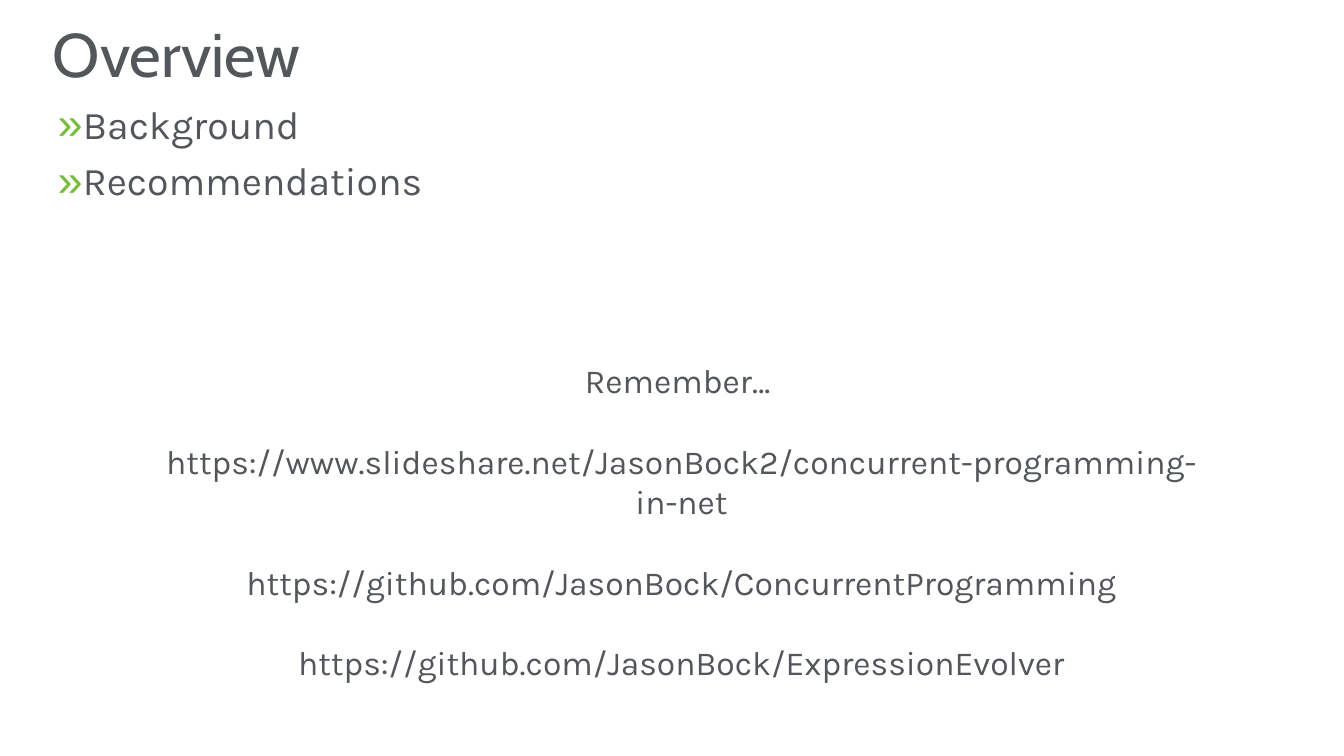
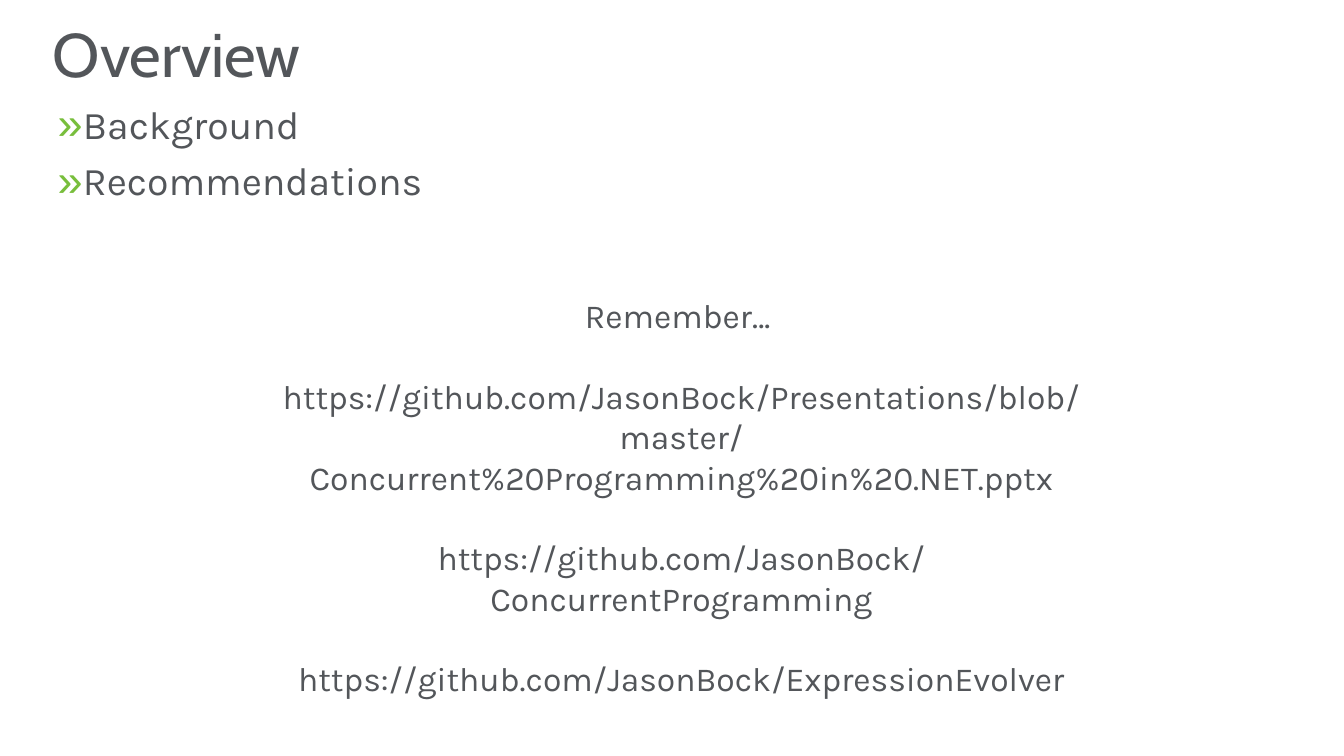
Before and after one commit to JasonBock/Presentations, a slide deck: slide 4 of Concurrent Programming in .NET.pptx. Drawn at 1344x756 pixels with LibreOffice and Linux fonts; fonts in the diff are those of the drawing; background and template pictures are left out. Boxes give left, top, right and bottom in pixels: in the first picture for what was removed or moved away, otherwise in the second. Text is boxed around its words. In the diff, an @@ line names an element or a change of style, - is before the commit and + after.

```diff
--- a/Concurrent Programming in .NET.pptx
+++ b/Concurrent Programming in .NET.pptx
@@ text "Remember…": place and size @@
-text "Remember…" at (166, 370, 1196, 684)
+text "Remember…" at (283, 305, 1080, 700)
@@ text at (283, 384, 1080, 498): text changed @@
-https://www.slideshare.net/JasonBock2/concurrent-programming-in-net
+https://github.com/JasonBock/Presentations/blob/master/
+Concurrent%20Programming%20in%20.NET.pptx
```
Also in this commit, not shown: 2 other slides changed.
